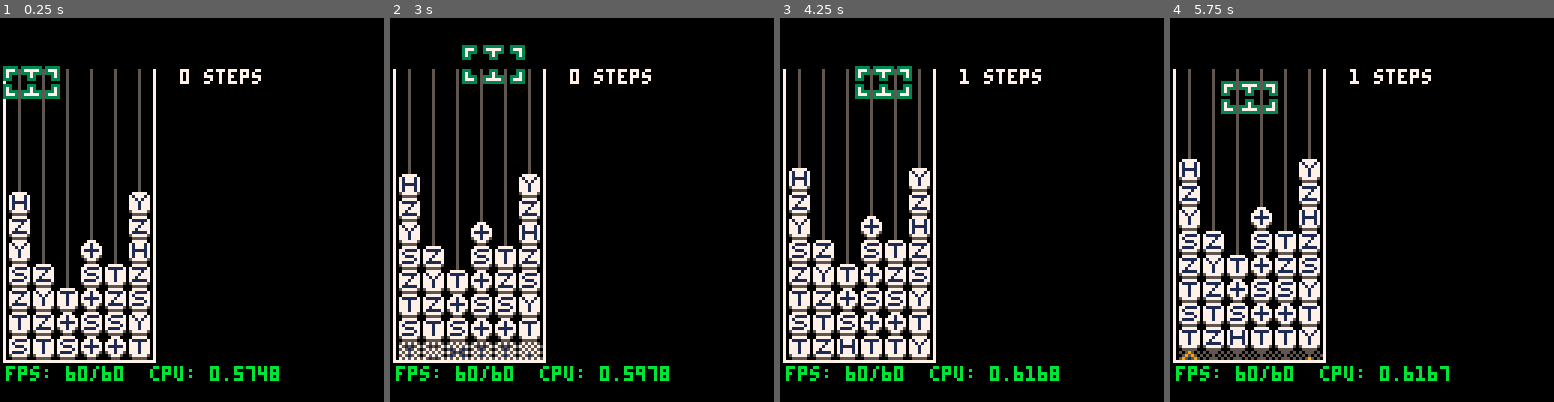
Above: before the commit, frames 1-4 (left to right).
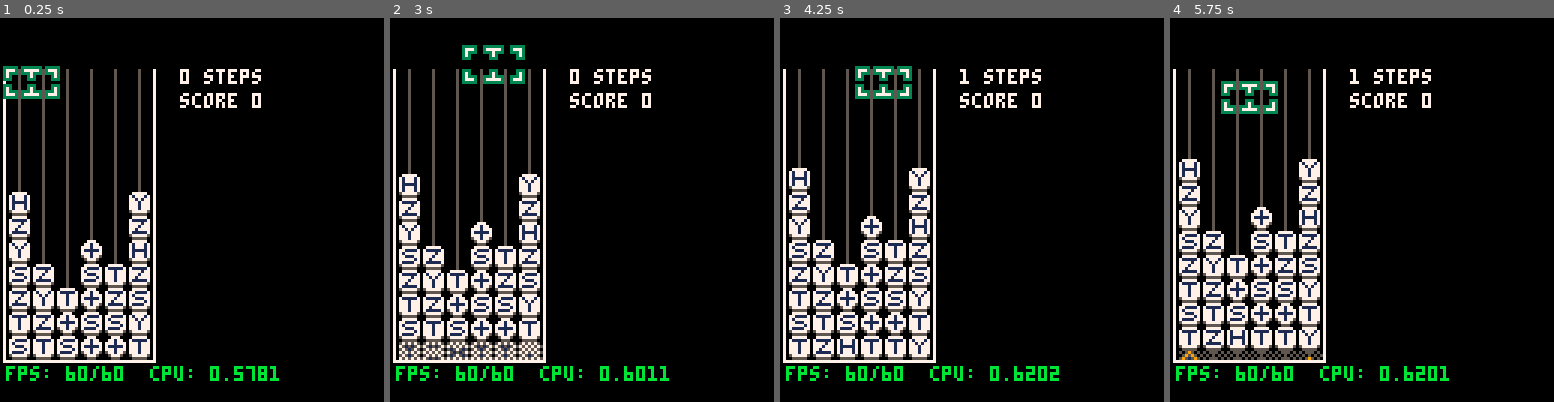
Above: after the commit, the same moments.

Repository: qniapp/quantattack
Game: PICO-8 cartridge qitaev.p8
Two runs of this game, one before a commit and one after it. Both use one fixed random seed, a clock stepped at 60 frames per second and the inputs below.
Inputs:
- Up to frame 1 (0.25 s): no input
- Up to frame 2 (3 s): tap X (X key) at 0.33, 1.07, 1.85, 2.97 s; tap O (Z key) at 0.7, 1.7, 2.1, 2.5, 2.9 s; hold Right 1.6-2.1 s; hold Up 2.15-2.42 s; hold Right from 2.47 s (still down)
- Up to frame 3 (4.25 s): release Right at 3.03 s; hold Left 3.08-3.58 s; tap O (Z key) at 3.3, 3.7, 4.1 s; hold Down 3.63-3.97 s; hold Right from 4.02 s (still down); tap X (X key) at 4.08 s
- Up to frame 4 (5.75 s): tap O (Z key) every 0.4 s from 4.5 to 5.7 s; release Right at 4.68 s; hold Up 4.73-5.03 s; hold Left 5.08-5.68 s; tap X (X key) at 5.2 s; hold Down from 5.73 s (still down)

The runs differ from the first frame. In frame 1, 0.4% of the frame differs, in the area x 46-73%, y 19-95%; in frame 2, 0.5%; in frame 3, 0.4%; in frame 4, 0.5%.

Commit message:
スコアの追加

Diff:
--- a/board.lua
+++ b/board.lua
@@ -308,6 +308,12 @@
                 sfx(4)
                 local delay_puff = (index - 1) * 20
                 self:gate_at(x + r.dx, y + r.dy):replace_with(r.gate, reduction.type, delay_puff, delay_disappear)
+
+                if (r.dx == 0 and r.dy == 0) then
+                  player.score += reduction.score / 100
+                  score_popup:create(self:screen_x(x) - 2, self:screen_y(y), tostr(reduction.score))
+                end
+
                 delay_puff += 20
               end
             end
--- a/game.lua
+++ b/game.lua
@@ -1,5 +1,6 @@
 player = {
   ["steps"] = 0,
+  ["score"] = 0,
   cnot_probability = function(self)
     return self.steps / 50 + 0.3
   end,
@@ -48,6 +49,7 @@
 
       puff_particle:update()
       dropping_particle:update()
+      score_popup:update()
 
       self.tick += 1
     elseif self._state == "game over" then
@@ -71,6 +73,7 @@
 
       puff_particle:draw()
       dropping_particle:draw()
+      score_popup:draw()
 
       self:draw_scores()
       self:draw_stats()
@@ -202,6 +205,14 @@
     cursor(60, 17)
     color(colors.white)
     print(player.steps .. " steps")
+
+    cursor(60, 25)
+    color(colors.white)
+    if player.score == 0 then
+      print("score " .. player.score)
+    else
+      print("score " .. player.score .. "00")
+    end
   end,
 
   draw_stats = function(self)
--- a/gate_reduction_rules.lua
+++ b/gate_reduction_rules.lua
@@ -22,6 +22,7 @@
       -- h       i
       return {
         ["type"] = "hh",
+        ["score"] = 100,
         ["to"] = {{ ["dx"] = 0, ["dy"] = 0, ["gate"] = quantum_gate:i() },
                   { ["dx"] = 0, ["dy"] = 1, ["gate"] = quantum_gate:i() }},
       }
@@ -31,6 +32,7 @@
         -- x       i
         return {
           ["type"] = "xx",
+          ["score"] = 100,
           ["to"] = {{ ["dx"] = 0, ["dy"] = 0, ["gate"] = quantum_gate:i() },
                     { ["dx"] = 0, ["dy"] = 1, ["gate"] = quantum_gate:i() }},
         }
@@ -40,6 +42,7 @@
         -- z       y
         return {
           ["type"] = "xz",
+          ["score"] = 200,
           ["to"] = {{ ["dx"] = 0, ["dy"] = 0, ["gate"] = quantum_gate:i() },
                     { ["dx"] = 0, ["dy"] = 1, ["gate"] = quantum_gate:y() }},
         }
@@ -50,6 +53,7 @@
       -- y       i
       return {
         ["type"] = "yy",
+        ["score"] = 100,
         ["to"] = {{ ["dx"] = 0, ["dy"] = 0, ["gate"] = quantum_gate:i() },
                   { ["dx"] = 0, ["dy"] = 1, ["gate"] = quantum_gate:i() }},
       }
@@ -59,6 +63,7 @@
         -- z       i
         return {
           ["type"] = "zz",
+          ["score"] = 100,
           ["to"] = {{ ["dx"] = 0, ["dy"] = 0, ["gate"] = quantum_gate:i() },
                     { ["dx"] = 0, ["dy"] = 1, ["gate"] = quantum_gate:i() }},
         }
@@ -67,6 +72,7 @@
         -- x       y
         return {
           ["type"] = "zx",
+          ["score"] = 200,
           ["to"] = {{ ["dx"] = 0, ["dy"] = 0, ["gate"] = quantum_gate:i() },
                     { ["dx"] = 0, ["dy"] = 1, ["gate"] = quantum_gate:y() }},
         }
@@ -77,6 +83,7 @@
       -- s       z
       return {
         ["type"] = "ss",
+        ["score"] = 200,
         ["to"] = {{ ["dx"] = 0, ["dy"] = 0, ["gate"] = quantum_gate:i() },
                   { ["dx"] = 0, ["dy"] = 1, ["gate"] = quantum_gate:z() }},
       }
@@ -86,6 +93,7 @@
       -- t       s
       return {
         ["type"] = "tt",
+        ["score"] = 200,
         ["to"] = {{ ["dx"] = 0, ["dy"] = 0, ["gate"] = quantum_gate:i() },
                   { ["dx"] = 0, ["dy"] = 1, ["gate"] = quantum_gate:s() }},
       }
@@ -96,6 +104,7 @@
       local dx = gate.other_x - x
       return {
         ["type"] = "swap swap",
+        ["score"] = 600,
         ["to"] = {{ ["dx"] = 0, ["dy"] = 0, ["gate"] = quantum_gate:i() }, { ["dx"] = dx, ["dy"] = 0, ["gate"] = quantum_gate:i() },
                   { ["dx"] = 0, ["dy"] = 1, ["gate"] = quantum_gate:i() }, { ["dx"] = dx, ["dy"] = 1, ["gate"] = quantum_gate:i() }},
       }
@@ -119,6 +128,7 @@
         gate_y2:is_h()) then
       return {
         ["type"] = "hxh",
+        ["score"] = 400,
         ["to"] = {{ ["dx"] = 0, ["dy"] = 0, ["gate"] = quantum_gate:i() },
                   { ["dx"] = 0, ["dy"] = 1, ["gate"] = quantum_gate:i() },
                   { ["dx"] = 0, ["dy"] = 2, ["gate"] = quantum_gate:z() }},
@@ -130,6 +140,7 @@
         gate_y2:is_h()) then
       return {
         ["type"] = "hzh",
+        ["score"] = 400,
         ["to"] = {{ ["dx"] = 0, ["dy"] = 0, ["gate"] = quantum_gate:i() },
                   { ["dx"] = 0, ["dy"] = 1, ["gate"] = quantum_gate:i() },
                   { ["dx"] = 0, ["dy"] = 2, ["gate"] = quantum_gate:x() }},
@@ -141,6 +152,7 @@
         gate_y2:is_s()) then
       return {
         ["type"] = "szs",
+        ["score"] = 400,
         ["to"] = {{ ["dx"] = 0, ["dy"] = 0, ["gate"] = quantum_gate:i() },
                   { ["dx"] = 0, ["dy"] = 1, ["gate"] = quantum_gate:i() },
                   { ["dx"] = 0, ["dy"] = 2, ["gate"] = quantum_gate:z() }},
@@ -156,6 +168,7 @@
       local dx = gate.cnot_x_x - x
       return {
         ["type"] = "cnot x3",
+        ["score"] = 800,
         ["to"] = {{ ["dx"] = 0, ["dy"] = 0, ["gate"] = quantum_gate:i() }, { ["dx"] = dx, ["dy"] = 0, ["gate"] = quantum_gate:i() },
                   { ["dx"] = 0, ["dy"] = 1, ["gate"] = quantum_gate:i() }, { ["dx"] = dx, ["dy"] = 1, ["gate"] = quantum_gate:i() },
                   { ["dx"] = 0, ["dy"] = 2, ["gate"] = quantum_gate:swap(x + dx) }, { ["dx"] = dx, ["dy"] = 2, ["gate"] = quantum_gate:swap(x) }},
@@ -170,7 +183,8 @@
         gate_y2:is_h() and board:reducible_gate_at(gate_y1.cnot_x_x, y + 2):is_h()) then
       local dx = gate_y1.cnot_x_x - x
       return {
-        ["type"] = "",
+        ["type"] = "hh cnot hh",
+        ["score"] = 800,
         ["to"] = {{ ["dx"] = 0, ["dy"] = 0, ["gate"] = quantum_gate:i() }, { ["dx"] = dx, ["dy"] = 0, ["gate"] = quantum_gate:i() },
                   { ["dx"] = 0, ["dy"] = 1, ["gate"] = quantum_gate:i() }, { ["dx"] = dx, ["dy"] = 1, ["gate"] = quantum_gate:i() },
                   { ["dx"] = 0, ["dy"] = 2, ["gate"] = quantum_gate:x(x + dx) }, { ["dx"] = dx, ["dy"] = 2, ["gate"] = quantum_gate:control(x) }},
--- a/qitaev.p8
+++ b/qitaev.p8
@@ -9,6 +9,7 @@
 #include board.lua
 #include puff_particle.lua
 #include gate_reduction_rules.lua
+#include score_popup.lua
 
 function _init()
   game:init()
--- /dev/null
+++ b/score_popup.lua
@@ -0,0 +1,43 @@
+score_popup = {
+  _all = {},
+  _colors = {7, 8, 9, 10, 11, 12},
+
+  create = function(self, x, y, string)
+    local p = {}
+
+    p.x = x
+    p.y = y
+    p.string = string
+    p.tick = 0
+    p.max_tick = 25
+    p.dy = -.2
+
+    add(score_popup._all, p)
+
+    return p
+  end,
+
+  update = function(self)
+    foreach(score_popup._all, function(each)
+      if (each.tick > each.max_tick) then
+        del(score_popup._all, each)
+      end
+
+      each.y += each.dy
+      each.tick += 1
+    end)
+  end,
+
+  draw = function(self)
+    foreach(score_popup._all, function(each)
+      local color = self._colors[flr(rnd(#self._colors)) + 1]
+      self:p4bonus(each.string, each.x, each.y, color, colors.dark_blue)
+    end)
+  end,
+
+  p4bonus = function(self, s, x, y, c, o) -- 34 tokens, 5.7 seconds
+    color(o)
+    ?'\-f'..s..'\^g\-h'..s..'\^g\|f'..s..'\^g\|h'..s,x,y
+    ?s,x,y,c
+  end
+}
Not shown, changed: index.js
